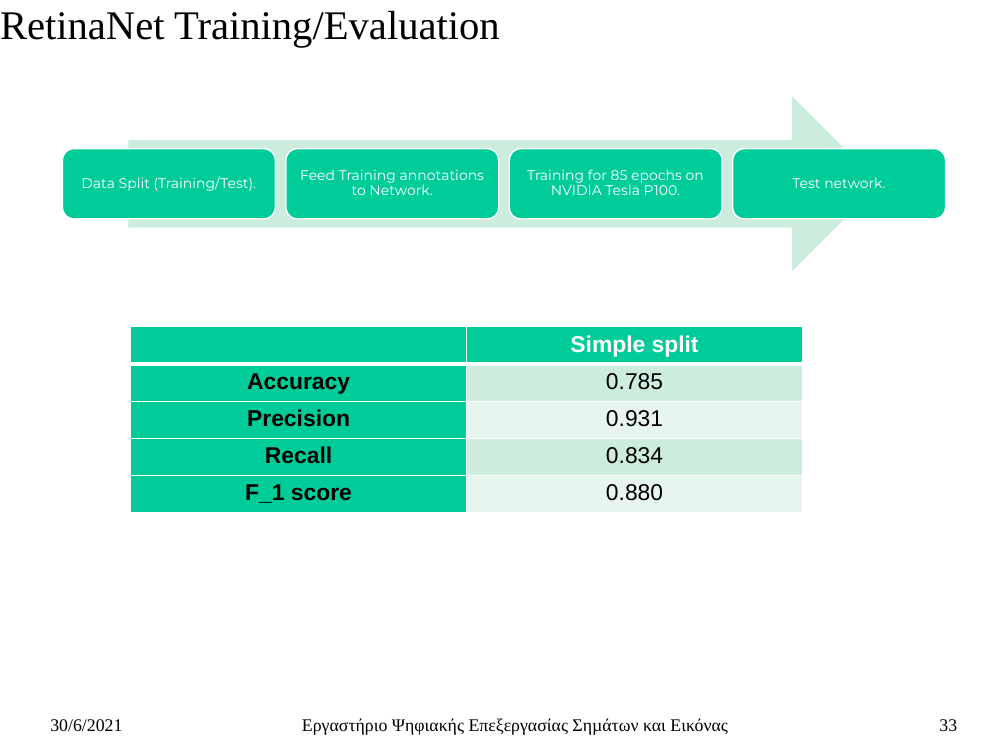
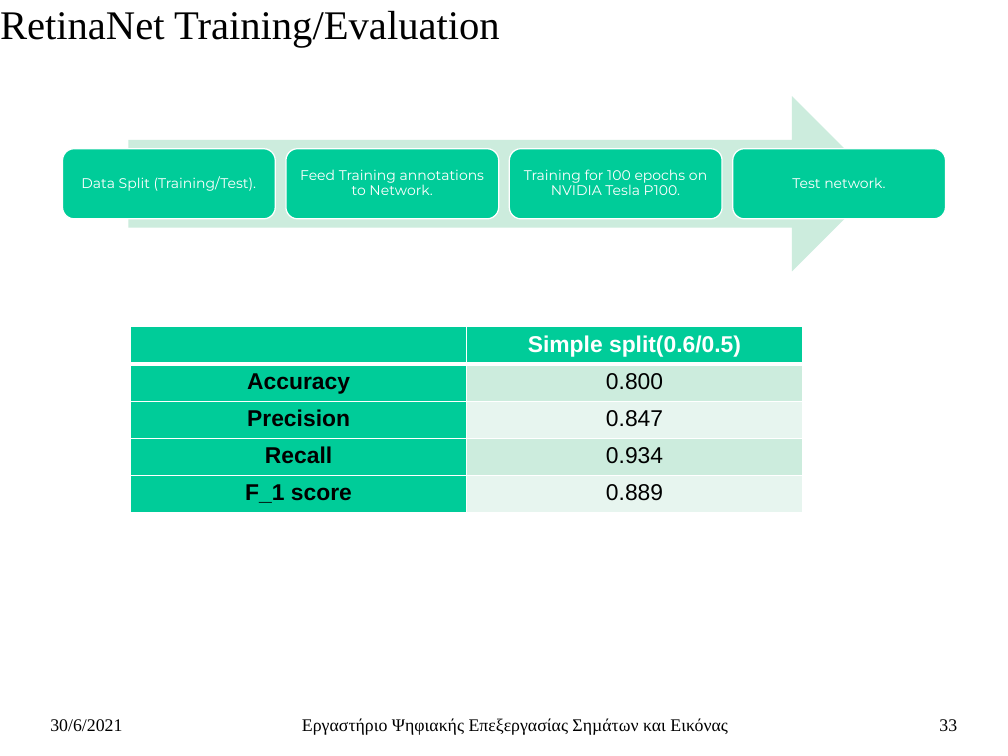
Before and after one commit to ChristosTrimas/ai-detection-systems, a slide deck: slide 33 of thesis/thesis_so_far_presentation_v_0_3.pptx. Drawn at 1008x756 pixels with LibreOffice and Linux fonts; fonts in the diff are those of the drawing. Boxes give left, top, right and bottom in pixels: in the first picture for what was removed or moved away, otherwise in the second. Text is boxed around its words. In the diff, an @@ line names an element or a change of style, - is before the commit and + after.

```diff
--- a/thesis/thesis_so_far_presentation_v_0_3.pptx
+++ b/thesis/thesis_so_far_presentation_v_0_3.pptx
@@ text at [524,169,707,195]: text changed @@
-Training for 85 epochs on NVIDIA Tesla P100.
+Training for 100 epochs on NVIDIA Tesla P100.
@@ table at [131,327,802,512] @@
-row 1, column 2: Simple split
+row 1, column 2: Simple split(0.6/0.5)
-row 2, column 2: 0.785
+row 2, column 2: 0.800
-row 3, column 2: 0.931
+row 3, column 2: 0.847
-row 4, column 2: 0.834
+row 4, column 2: 0.934
-row 5, column 2: 0.880
+row 5, column 2: 0.889
```
Also in this commit, not shown: 2 other slides changed.
